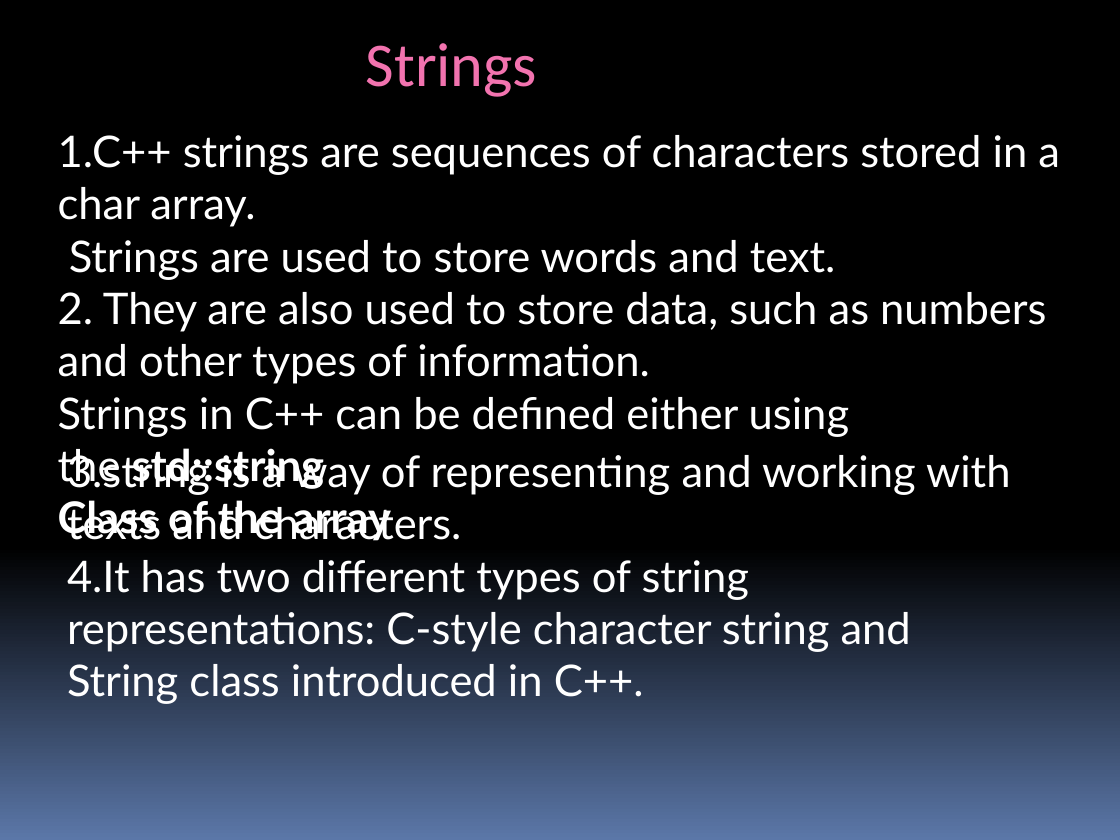
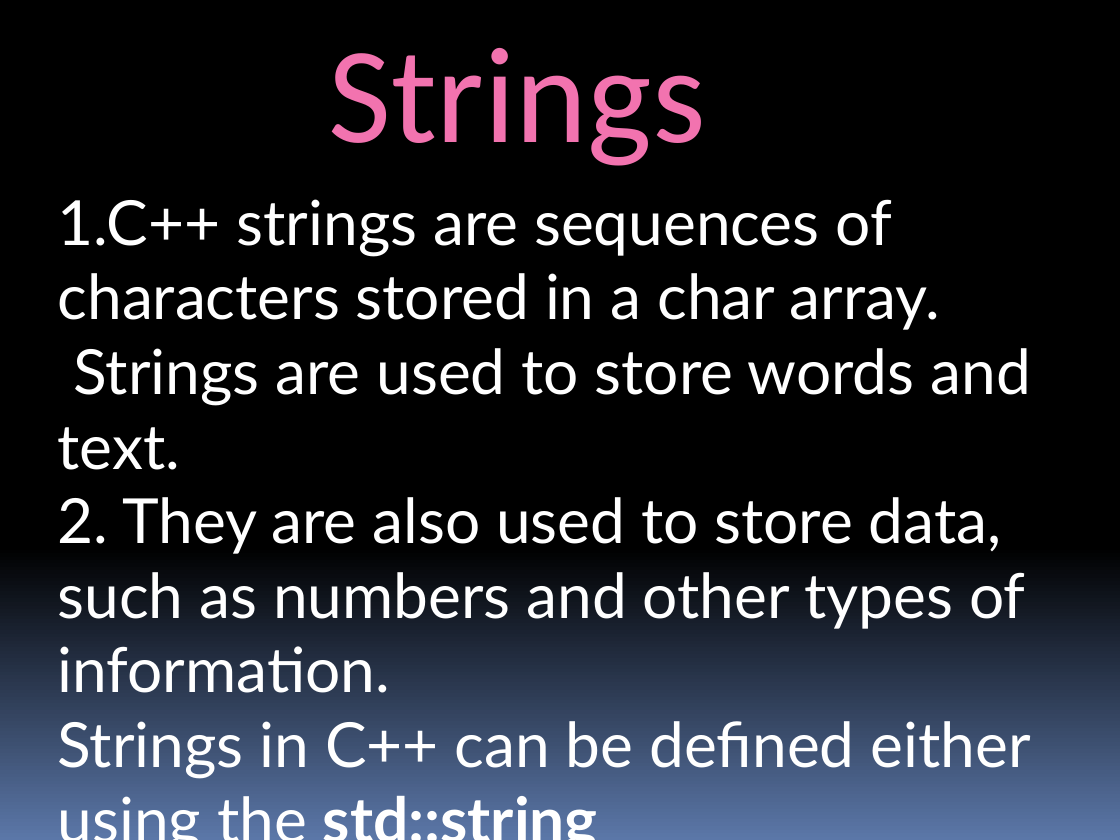
Before and after one commit to itsmechauhan/fit, a slide deck: slide 27 of gaibua.pptx (slide 13 before the commit). Drawn at 1120x840 pixels with LibreOffice and Linux fonts; fonts in the diff are those of the drawing. Boxes give left, top, right and bottom in pixels: in the first picture for what was removed or moved away, otherwise in the second. Text is boxed around its words. In the diff, an @@ line names an element or a change of style, - is before the commit and + after.

```diff
--- a/gaibua.pptx
+++ b/gaibua.pptx
@@ text "Strings" moved from (x1=366, y1=43, x2=537, y2=97) to (x1=328, y1=48, x2=705, y2=166) @@
@@ text "Strings" at (x1=328, y1=48, x2=705, y2=166): size 40 to 88 pt @@
@@ text "1.C++ strings are sequences of ..." moved from (x1=58, y1=135, x2=1060, y2=541) to (x1=58, y1=199, x2=1031, y2=779) @@
@@ text "1.C++ strings are sequences of ..." at (x1=58, y1=199, x2=1031, y2=779): size 28 to 40 pt @@
@@ text removed at (x1=67, y1=450, x2=1011, y2=704) @@
-3.string is a way of representing and working with texts and characters.
-4.It has two different types of string representations: C-style character string and String class introduced in C++.
```
Also in this commit, not shown: 16 other slides changed, 23 slides added, 23 slides removed.
